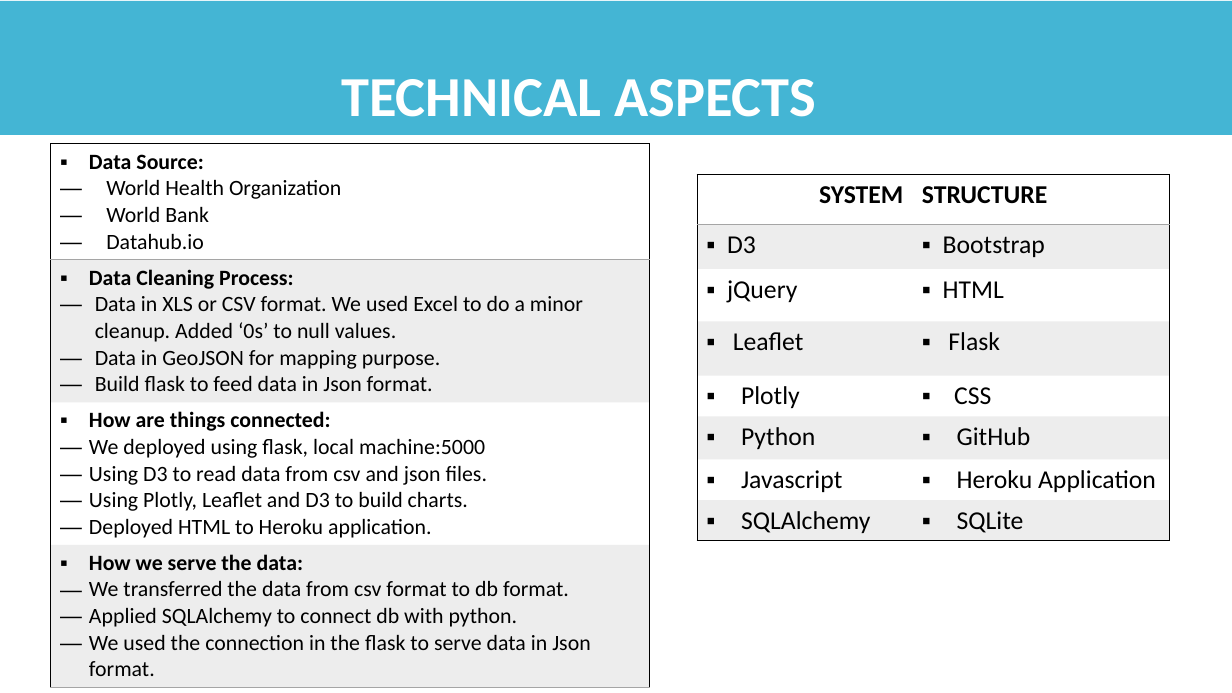
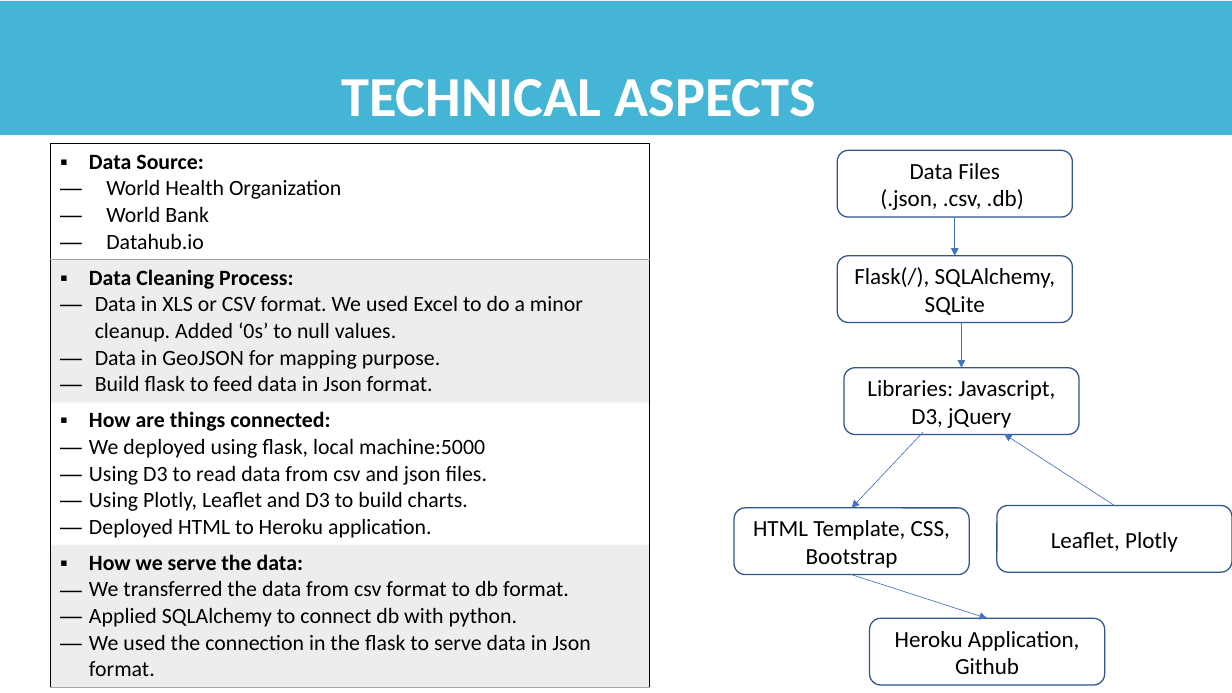
Before and after one commit to congtranxuan/RICEBOOTCAMP-Project-2, a slide deck: slide 9 of Life Expectancy Analysis.pptx. Drawn at 1232x693 pixels with LibreOffice and Linux fonts; fonts in the diff are those of the drawing. Boxes give left, top, right and bottom in pixels: in the first picture for what was removed or moved away, otherwise in the second. Text is boxed around its words. In the diff, an @@ line names an element or a change of style, - is before the commit and + after.

Commit message:
presentation and read me

```diff
--- a/Life Expectancy Analysis.pptx
+++ b/Life Expectancy Analysis.pptx
@@ table removed at (697,175,1169,539), 8 rows, 2 columns @@
-SYSTEM | STRUCTURE
-D3 | Bootstrap
-jQuery | HTML
-Leaflet | Flask
-Plotly | CSS
-Python | GitHub
-Javascript | Heroku Application
-SQLAlchemy | SQLite
@@ rounded rectangle added at (837,151,1072,217), fill #FFFFFF, outline #325491 1 pt, 18 pt, text #000000 @@
+Data Files (.json, .csv, .db)
@@ arrow added from (955, 217) to (955, 256), #4472C4 0.5 pt @@
@@ rounded rectangle added at (837,256,1072,323), fill #FFFFFF, outline #325491 1 pt, 18 pt, text #000000 @@
+Flask(/), SQLAlchemy, SQLite
@@ arrow added from (962, 322) to (962, 368), #4472C4 0.5 pt @@
@@ rounded rectangle added at (844,368,1079,434), fill #FFFFFF, outline #325491 1 pt, 18 pt, text #000000 @@
+Libraries: Javascript, D3, jQuery
@@ arrow added from (923, 433) to (852, 508), #4472C4 0.5 pt @@
@@ arrow added from (1115, 506) to (1005, 434), #4472C4 0.5 pt @@
@@ rounded rectangle added at (734,508,969,575), fill #FFFFFF, outline #325491 1 pt, 18 pt, text #000000 @@
+HTML Template, CSS, Bootstrap
@@ rounded rectangle added at (997,506,1232,572), fill #FFFFFF, outline #325491 1 pt, 18 pt, text #000000 @@
+Leaflet, Plotly
@@ arrow added from (852, 575) to (987, 618), #4472C4 0.5 pt @@
@@ rounded rectangle added at (870,618,1104,685), fill #FFFFFF, outline #325491 1 pt, 18 pt, text #000000 @@
+Heroku Application, Github
```
Also in this commit, not shown: 1 other file.
